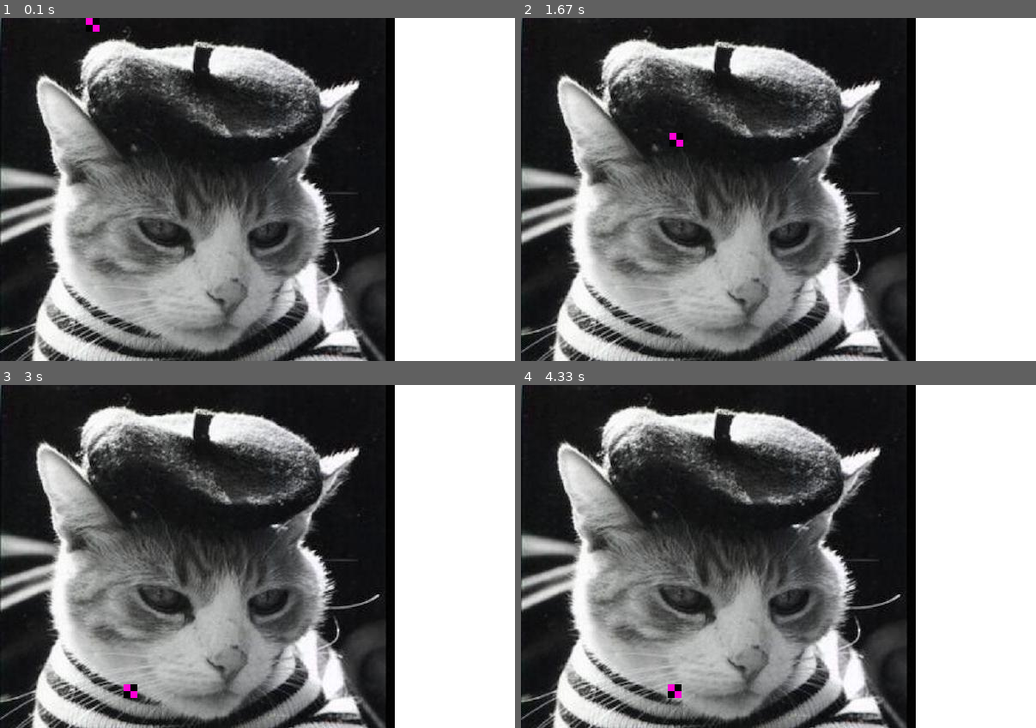
Above: before the commit, frames 1-4 (two rows, left to right).
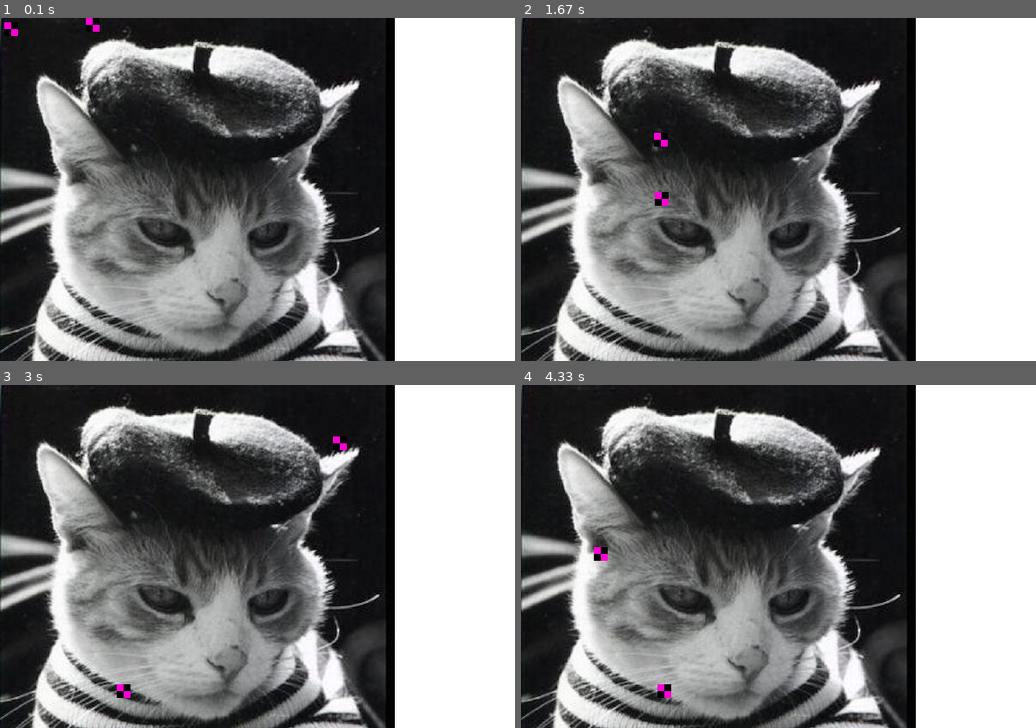
Above: after the commit, the same moments.

Repository: rubatopy/rubato
Game: pygame game, started from main.py
Same seed, same stepped clock (60 frames per second), same inputs: the game is played once before the commit and once after it.
Inputs (mouse positions are in pixels of both pictures, inside the frame that each line leads up to):
- Up to frame 1 (0.1 s): no input
- Up to frame 2 (1.67 s): hold D 0.33-0.8 s; move the mouse to (757, 203) at 0.37 s; hold D 0.83-1.3 s; move the mouse to (943, 179) at 0.87 s; hold A from 1.33 s (still down); move the mouse to (654, 192) at 1.37 s
- Up to frame 3 (3 s): release A at 1.87 s; hold A 1.9-2.3 s; move the mouse to (97, 505) at 1.93 s; hold D 2.33-2.97 s; move the mouse to (334, 436) at 2.37 s
- Up to frame 4 (4.33 s): hold A 3-3.47 s; move the mouse to (840, 587) at 3.03 s; hold D 3.5-3.97 s; move the mouse to (788, 439) at 3.53 s; hold D from 4 s (still down); move the mouse to (593, 546) at 4.03 s

The runs differ from the first frame. In frame 1, less than 0.1% of the frame differs, in the area x 0-4%, y 1-6%; in frame 2, 0.2%; in frame 3, 0.2%; in frame 4, 0.3%, in the area x 14-32%, y 47-92%.

Commit message:
Rewrite Collisions (Currently Broken)

Diff:
--- a/main.py
+++ b/main.py
@@ -8,12 +8,20 @@
 game.scenes.add(scene)
 
 sprite = Image("./Tinmarr.jpg")
-rigid = RigidBody({"pos": Vector(100, 0),
-                   "mass": 1,
-                   "friction": Vector(0.99, 1),
-                   "max_speed": Vector(80, PMath.INFINITY)
-                   })
+rigid = RigidBody({
+    "pos": Vector(100, 0),
+    "mass": 1,
+   "friction": Vector(0.9, 1),
+   "max_speed": Vector(80, PMath.INFINITY)
+})
 
+rigid_2 = RigidBody({
+    "pos": Vector(200, 300),
+    "mass": 1,
+    "friction": Vector(0.9, 1),
+})
+
+# Sprite
 def custom_update():
     if Input.is_pressed("="):
         scene.camera.zoom = 2
@@ -24,8 +32,8 @@
 
 sprite.update = custom_update
 scene.add(sprite)
-bebe = scene.add(rigid)
 
+# Rigid
 def w_handler():
     rigid.velocity.y = -100
 
@@ -41,8 +49,19 @@
     if rigid.pos.y > 350:
         rigid.pos.y = 349
 
+    rigid.collider.collide(rigid_2.collider)
+
 rigid.update = rigid_update
 game.radio.listen("w_down", w_handler)
+scene.add(rigid)
+
+# Rigid 2
+def rigid_2_update():
+    # rigid_2.physics()
+    rigid_2.pos = Vector(Input.mouse.get_pos()[0], Input.mouse.get_pos()[1])
+
+rigid_2.update = rigid_2_update
+scene.add(rigid_2)
 
 game.radio.listen("EXIT", lambda: print("ya-yeet"))
 
--- a/pgp/__init__.py
+++ b/pgp/__init__.py
@@ -10,6 +10,7 @@
 from pgp.input import Input
 
 # TODO Sound manager
+# TODO General type checking for every function
 class Game:
     """
     Main Game object. Controls everything in the game.
--- a/pgp/sprite/collider.py
+++ b/pgp/sprite/collider.py
@@ -1,97 +1,79 @@
-from pgp.utils import Vector
+from __future__ import annotations
+from pgp import Vector
 
 
 class Collider:
-    def __init__(self, x1, x2, y1, y2):
-        self.rect = [x1, x2, y1, y2]
+    """
+    A collider for a rigid body.
+
+    :param rect: An array with 4 values representing the x and y displacement of the collider
+     (with respect to the top left corner of the rigid body) and the width and the height of the collider.
+    :param rb_pos: The function that returns the position of the rigid body that this collider is attached to.
+    """
+    def __init__(self, rect, rb_pos):
+        self.rect = rect
+        self.rb_pos = rb_pos
         if not self.valid():
-            raise Exception("Collider x1 must be smaller than x2, same with y")
-        self.enabled = True
+            raise Exception("The width and height of the collider must be greater than zero.")
 
-    def valid(self):
-        return self.x1 <= self.x2 and self.y1 <= self.y2
+    def valid(self) -> bool:
+        """
+        Checks if the bounding box is valid.
 
-    def collide_point(self, x, y):
-        return self.x1 <= x <= self.x2 and self.y1 <= y <= self.y2
+        :return: A boolean.
+        """
+        return self.width > 0 and self.height > 0
 
-    def collide(self, other):
-        if not isinstance(other, Collider):
-            raise Exception("Attempted colliding with a non-collider object")
-        for x, y in other.vectors:
-            if not self.collide_point(x,y):
-                return False
-        return True
+    def collide_point(self, x, y) -> bool:
+        return self.top_left.x <= x <= self.bottom_right.x and self.top_left.y <= y <= self.bottom_right.y
+
+    def collide(self, other: Collider) -> bool or str:
+        inside_eo = self.top_left.x in range(int(other.top_left.x), int(other.top_right.x))
+        print(inside_eo)
+        if inside_eo:
+            if self.top_collide(other):
+                return "top"
+            elif self.right_collide(other):
+                return "right"
+            elif self.left_collide(other):
+                return "left"
+            elif self.bottom_collide(other):
+                return "bottom"
+        else:
+            return False
 
     @property
-    def collider(self):
-        return self.rect if self.enabled else None
+    def top_left(self) -> Vector:
+        return self.rb_pos()
 
     @property
-    def x1(self):
-        return self.rect[0]
+    def top_right(self) -> Vector:
+        return self.rb_pos() + Vector(self.width)
 
     @property
-    def x2(self):
-        return self.rect[1]
+    def bottom_left(self) -> Vector:
+        return self.rb_pos() + Vector(0, self.height)
 
     @property
-    def y1(self):
+    def bottom_right(self) -> Vector:
+        return self.top_left + Vector(self.width, self.height)
+
+    @property
+    def width(self) -> int:
         return self.rect[2]
 
     @property
-    def y2(self):
+    def height(self) -> int:
         return self.rect[3]
 
-    @property
-    def x_vector(self):
-        """
-        Vector that describes the width of the collider
-        :return:
-        """
-        return Vector(self.x1, self.x2)
+    def top_collide(self, other: Collider) -> bool:
+        return self.bottom_right.y < other.top_left.y and not self.right_collide(other) and not self.left_collide(other)
 
-    @property
-    def y_vector(self):
-        """
-        Vector that describes the height of the collider
-        :return:
-        """
-        return Vector(self.y1, self.y2)
+    def right_collide(self, other: Collider) -> bool:
+        return False
 
-    @property
-    def left(self):
-        return self.x1
+    def left_collide(self, other: Collider) -> bool:
+        return False
 
-    @property
-    def top(self):
-        return self.y1
-
-    @property
-    def right(self):
-        return self.x2
-
-    @property
-    def bottom(self):
-        return self.y2
-
-    @property
-    def vectors(self):
-        """
-        vectors describing the width and height of the collider
-        :return: (self.x_vector, self.y_vector)
-        """
-        return self.x_vector, self.y_vector
-
-    def set_topleft(self, x, y) -> None:
-        """
-        Sets the topleft of the collider to the xy position
-        :param x: new xpos
-        :param y: new ypos
-        :return:
-        """
-        x_mag = self.x_vector.magnitude()
-        y_mag = self.y_vector.magnitude()
-        self.rect[0] = x
-        self.rect[2] = y
-        self.rect[1] = x + x_mag
-        self.rect[3] = y + y_mag
+    def bottom_collide(self, other: Collider) -> bool:
+        return self.bottom_right.y > other.top_left.y and not self.right_collide(other) and not self.left_collide(other)
--- a/pgp/sprite/rigidbody.py
+++ b/pgp/sprite/rigidbody.py
@@ -1,6 +1,4 @@
-from pgp.sprite import Sprite
-from pgp.sprite import Image
-from pgp.sprite import Collider
+from pgp.sprite import Sprite, Image, Collider
 from pgp.utils import Vector, Time, PMath
 
 
@@ -13,7 +11,7 @@
 
     default_options = {
         "mass": 1,
-        "box": [0, 0, 0, 0],
+        "box": [0, 0, 1, 1],
         "do_physics": True,
         "gravity": 100,
         "max_speed": Vector(PMath.INFINITY, PMath.INFINITY),
@@ -29,7 +27,7 @@
         self.acceleration = Vector()
 
         self.mass = options.get("mass", RigidBody.default_options["mass"])
-        self.collider = Collider(*options.get("box", RigidBody.default_options["box"]))
+        self.collider = Collider(options.get("box", RigidBody.default_options["box"]), lambda:self.pos)
 
         self.params = options
 
@@ -51,7 +49,6 @@
         # Update position
         self.pos.x += self.velocity.x * Time.delta_time("sec")
         self.pos.y += self.velocity.y * Time.delta_time("sec")
-        self.collider.set_topleft(*self.pos.to_tuple2())
 
     def set_force(self, force: Vector):
         """
@@ -82,29 +79,3 @@
         """
         self.render.pos = self.pos
         self.render.draw(camera)
-
-    def collide_rb(self, other: []):
-        if not isinstance(other[0], RigidBody):
-            raise Exception("other must be a rigidbody list")
-        hitted = self.hit(other)
-        for hit in hitted:
-            if self.velocity[0] > 0:
-                # your right becomes hits left
-                pass
-            if self.velocity[0] < 0:
-                pass
-        # self.rectangle.y += self.velocity[1]
-        # hitted = self.hit(other)
-        # for hit in hitted:
-        #     if self.velocity[1] < 0:
-        #         self.rectangle.top = hit.bottom
-        #     if self.velocity[1] > 0:
-        #         self.velocity[1] = 0
-        #         self.rectangle.bottom = hit.top
-
-    def hit(self, others):
-        hitted = []
-        for other in others:
-            if self.collider.collide(other.collider):
-                hitted.append(other)
-        return hitted
